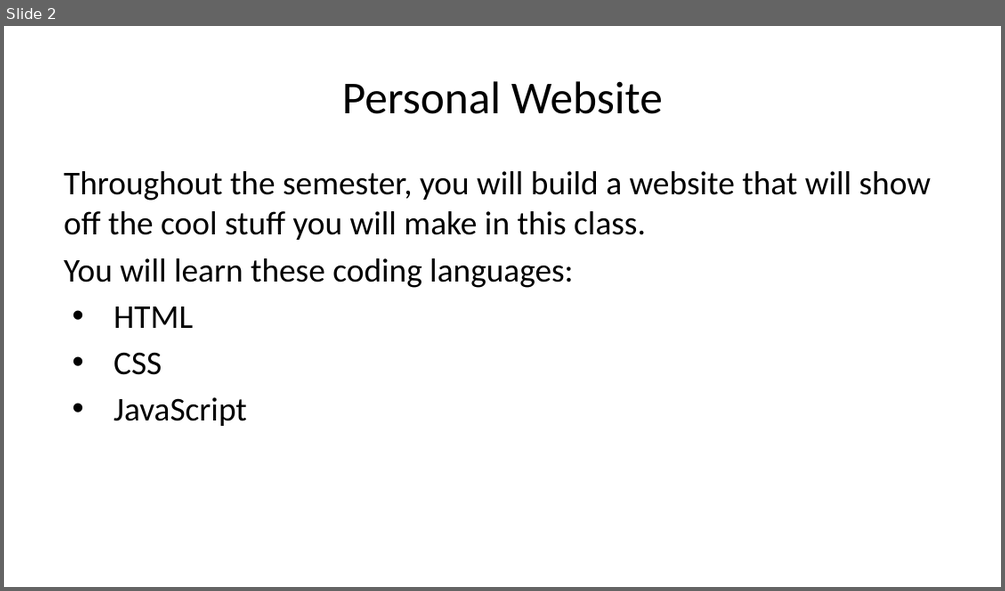
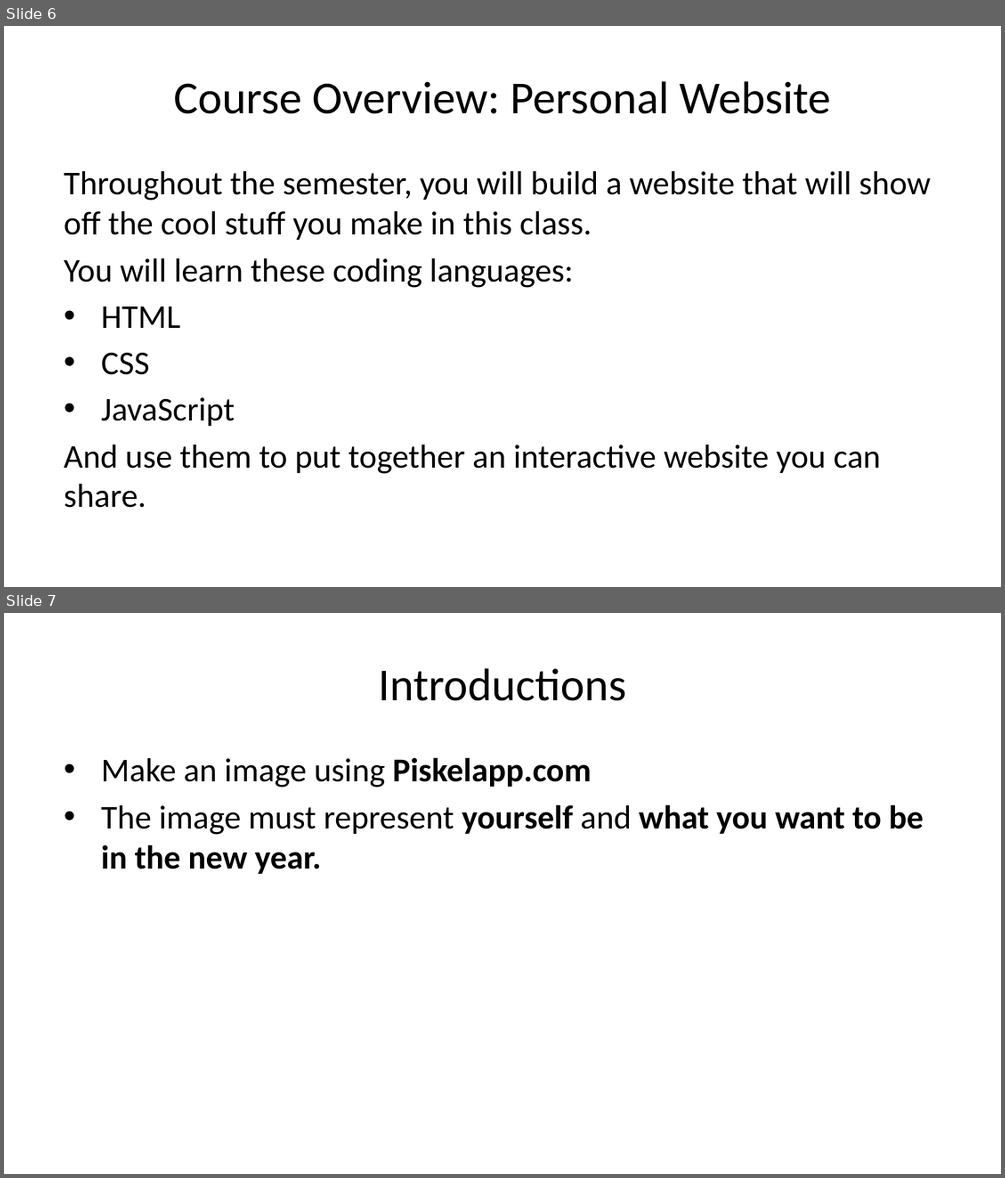
Before and after one commit to eking-stead/school, a slide deck: CS/slides.pptx. Shown one above the other, each under a label of ours: slide 2 before the commit, slides 6 and 7 after it. The pictures are 1005x591 and 1005x1178 pixels, drawn with LibreOffice and Linux fonts; fonts in the diff are those of the drawing. Boxes give left, top, right and bottom in pixels: in the first picture for what was removed or moved away, otherwise in the second. Text is boxed around its words. In the diff, an @@ line names an element or a change of style, - is before the commit and + after.

```diff
--- a/CS/slides.pptx
+++ b/CS/slides.pptx
@@ slide 7 added at [4,613,1001,1174], background #FFFFFF @@
@@ title added at [378,668,626,701], 33 pt, text #000000 @@
+Introductions
@@ text added at [101,757,923,874], 24 pt, text #000000, bold @@
+• Make an image using Piskelapp.com
+• The image must represent yourself and what you want to be in the new year.
@@ what was slide 2 is now slide 6 @@
@@ slide 6 changed as well @@
@@ title at [174,81,831,114]: text changed @@
-Personal Website
+Course Overview: Personal Website
@@ text at [64,171,930,240]: text changed @@
-Throughout the semester, you will build a website that will show off the cool stuff you will make in this class.
+Throughout the semester, you will build a website that will show off the cool stuff you make in this class.
@@ text at [64,258,573,426]: indent changed @@
@@ text at [64,444,881,507]: paragraph added @@
+And use them to put together an interactive website you can share.
```
Also in this commit, not shown: 2 other slides changed, 4 other slides added, 1 slide removed, 3 other files.
